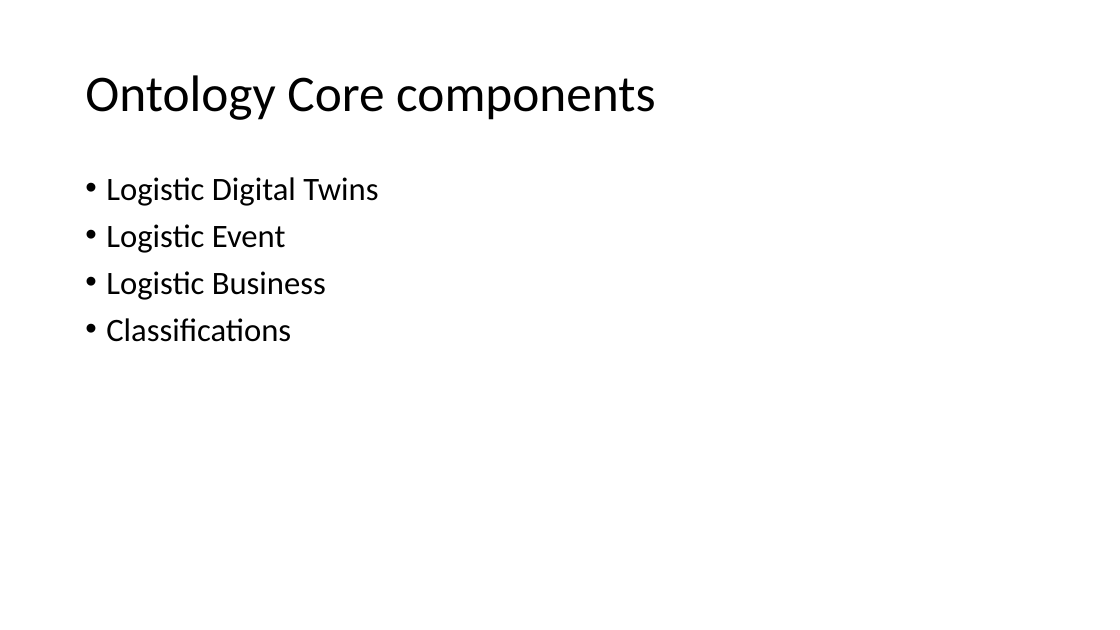
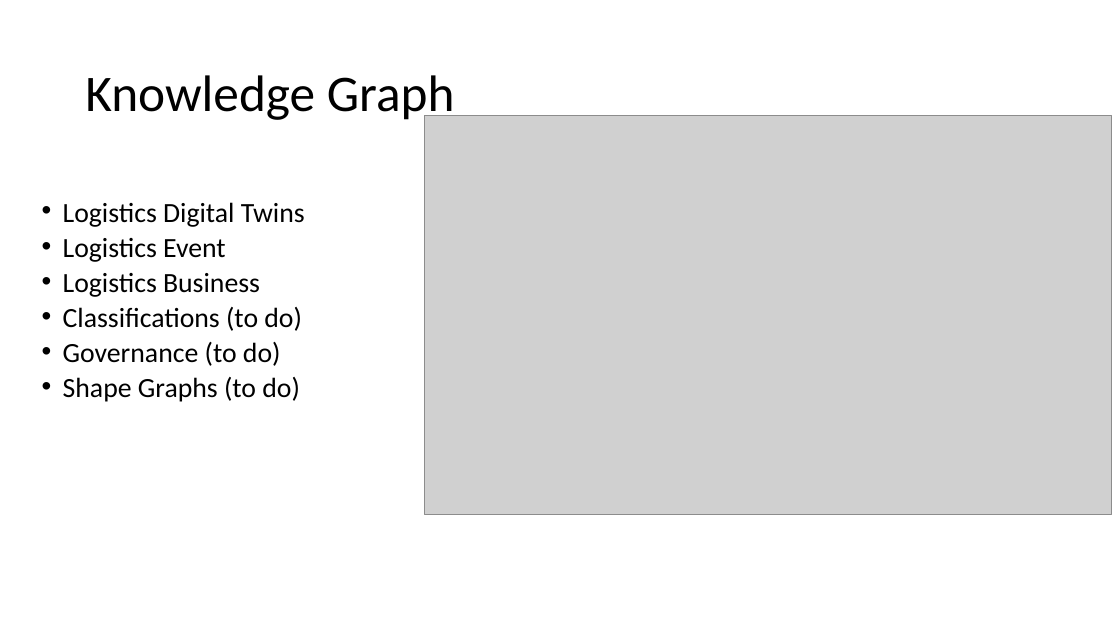
Before and after one commit to federatedplatforms/FEDeRATED-Semantic-Model, a slide deck: slide 4 of Presentation/Logistic_KnowledgeGraph.pptx (slide 6 before the commit). Drawn at 1120x630 pixels with LibreOffice and Linux fonts; fonts in the diff are those of the drawing; grey boxes stand for pictures. Boxes give left, top, right and bottom in pixels: in the first picture for what was removed or moved away, otherwise in the second. Text is boxed around its words. In the diff, an @@ line names an element or a change of style, - is before the commit and + after.

```diff
--- a/Presentation/Logistic_KnowledgeGraph.pptx
+++ b/Presentation/Logistic_KnowledgeGraph.pptx
@@ title at <box>85,75,455,123</box>: text changed @@
-Ontology Core components
+Knowledge Graph
@@ picture added at <box>425,115,1112,515</box> @@
@@ text at <box>63,202,305,402</box>: text changed; size 28 to 23.8 pt @@
-• Logistic Digital Twins
-• Logistic Event
-• Logistic Business
-• Classifications
+• Logistics Digital Twins
+• Logistics Event
+• Logistics Business
+• Classifications (to do)
+• Governance (to do)
+• Shape Graphs (to do)
```
Also in this commit, not shown: 9 other slides changed, 9 slides added, 4 slides removed.
